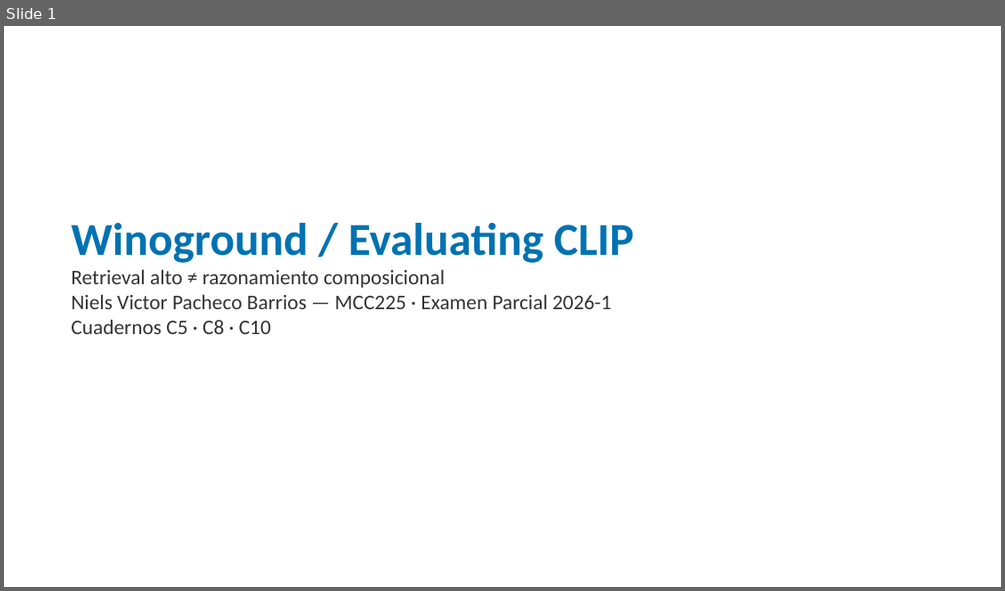
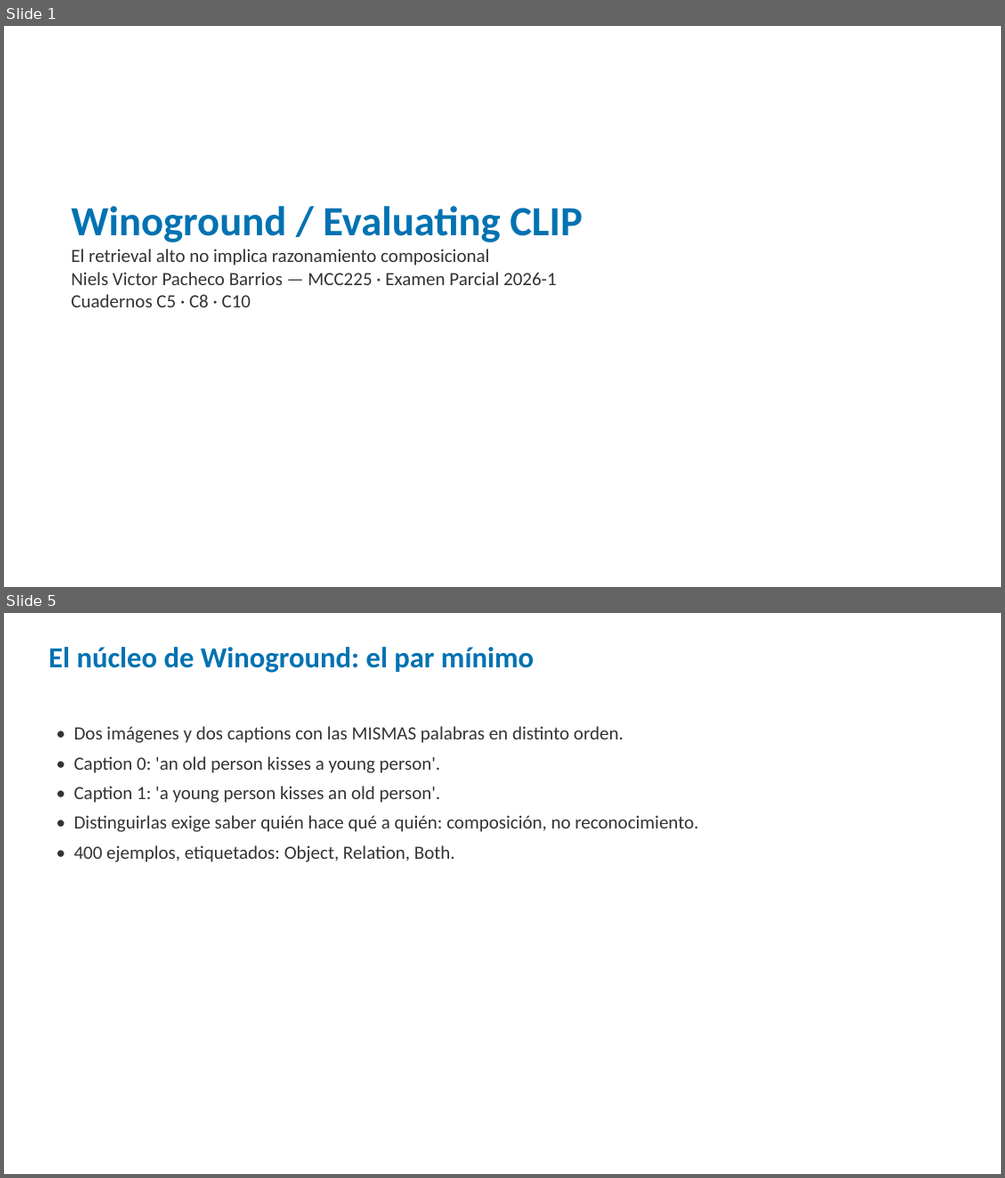
Before and after one commit to nielspac177/MCC225-Winoground, a slide deck: slides/pptx/defensa_winoground.pptx. Shown one above the other, each under a label of ours: slide 1 before the commit, slides 1 and 5 after it; the slides between them are not shown. The pictures are 1005x591 and 1005x1178 pixels, drawn with LibreOffice and Linux fonts; fonts in the diff are those of the drawing. Boxes give left, top, right and bottom in pixels: in the first picture for what was removed or moved away, otherwise in the second. Text is boxed around its words. In the diff, an @@ line names an element or a change of style, - is before the commit and + after.

Commit message:
Examen Parcial 1: guion, plan 20min, defensa de codigo y embeddings versionados

```diff
--- a/slides/pptx/defensa_winoground.pptx
+++ b/slides/pptx/defensa_winoground.pptx
@@ slide 5 added at (x1=4, y1=613, x2=1001, y2=1174), background #FFFFFF @@
@@ text added at (x1=48, y1=647, x2=534, y2=673), 28 pt, text #0072B2, bold @@
+El núcleo de Winoground: el par mínimo
@@ text added at (x1=74, y1=726, x2=698, y2=862), 18 pt, text #333333 @@
+• Dos imágenes y dos captions con las MISMAS palabras en distinto orden.
+• Caption 0: 'an old person kisses a young person'.
+• Caption 1: 'a young person kisses an old person'.
+• Distinguirlas exige saber quién hace qué a quién: composición, no reconocimiento.
+• 400 ejemplos, etiquetados: Object, Relation, Both.
@@ slide 1 changed as well @@
@@ text "Winoground / Evaluating CLIP" moved from (x1=71, y1=223, x2=634, y2=334) to (x1=71, y1=206, x2=582, y2=307) @@
@@ text at (x1=71, y1=206, x2=582, y2=307): size 44 to 40 pt in "Winoground / Evaluating CLIP"; size 20 to 18 pt in "Niels Victor Pacheco Barrios — MCC225 · ...", "Cuadernos C5 · C8 · C10" @@
@@ text at (x1=71, y1=248, x2=489, y2=265): text changed; size 20 to 18 pt @@
-Retrieval alto ≠ razonamiento composicional
+El retrieval alto no implica razonamiento composicional
```
Also in this commit, not shown: 1 other slide changed, 26 other slides added, 6 slides removed, 9 other files.
